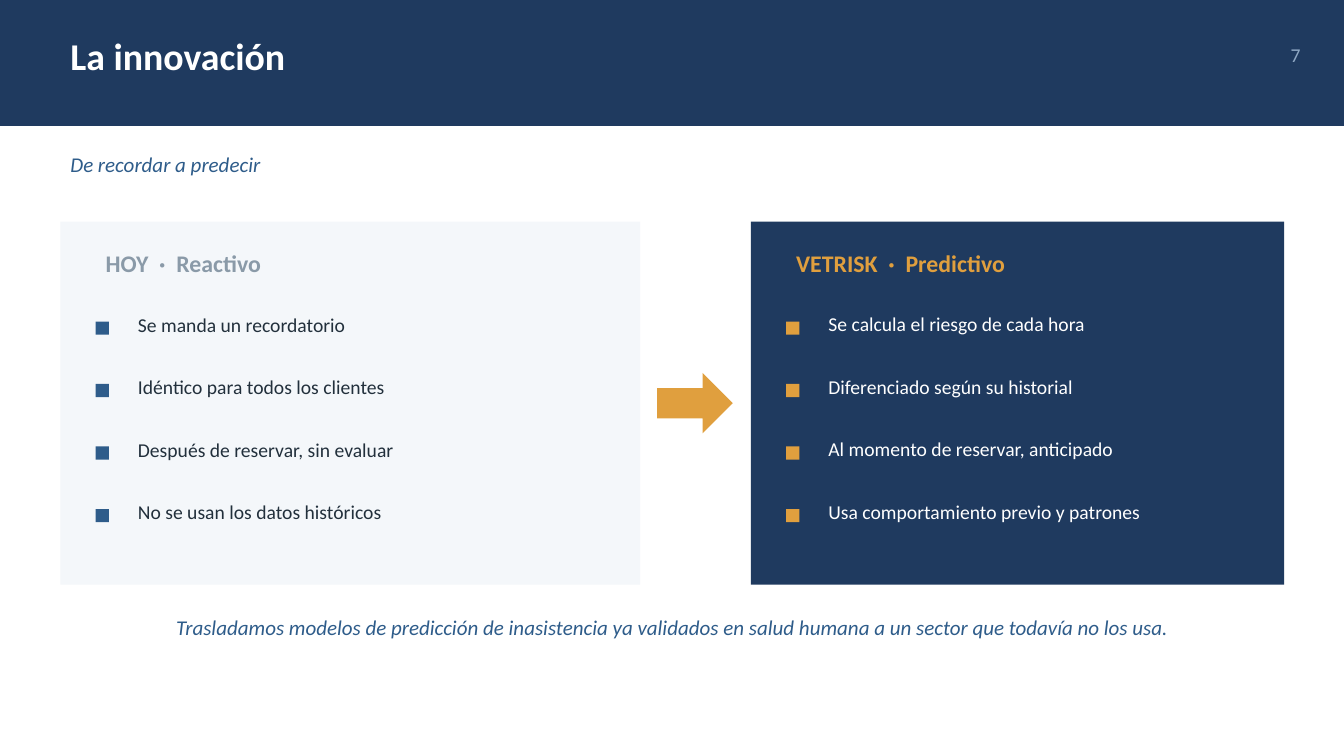
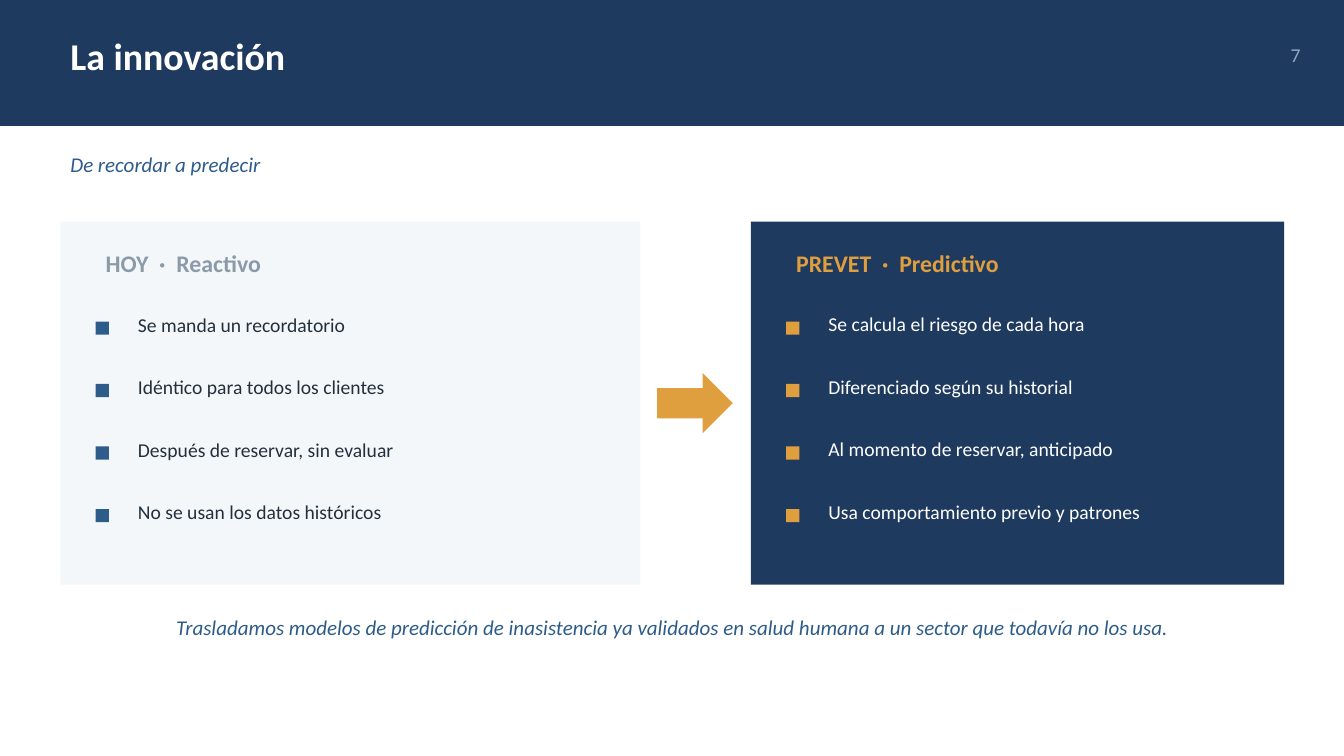
Before and after one commit to KatUci/PreVet, a slide deck: slide 7 of Fase 1/Evidencias Grupales/Presentacion_PreVet_Fase1.pptx. Drawn at 1344x756 pixels with LibreOffice and Linux fonts; fonts in the diff are those of the drawing. Boxes give left, top, right and bottom in pixels: in the first picture for what was removed or moved away, otherwise in the second. Text is boxed around its words. In the diff, an @@ line names an element or a change of style, - is before the commit and + after.

Commit message:
Corrige el nombre y aliviana la lamina del sistema base
- Quedaba un "VETRISK" en mayusculas en la lamina de la innovacion.
- La lamina 6 pasa de listar los nueve modulos de Huellitas a mostrar
  solo el hallazgo: la cita no tiene estado "no asistio".

```diff
--- a/Fase 1/Evidencias Grupales/Presentacion_PreVet_Fase1.pptx
+++ b/Fase 1/Evidencias Grupales/Presentacion_PreVet_Fase1.pptx
@@ text at bbox=[796, 255, 998, 272]: text changed @@
-VETRISK · Predictivo
+PREVET · Predictivo
```
Also in this commit, not shown: 1 other slide changed.
